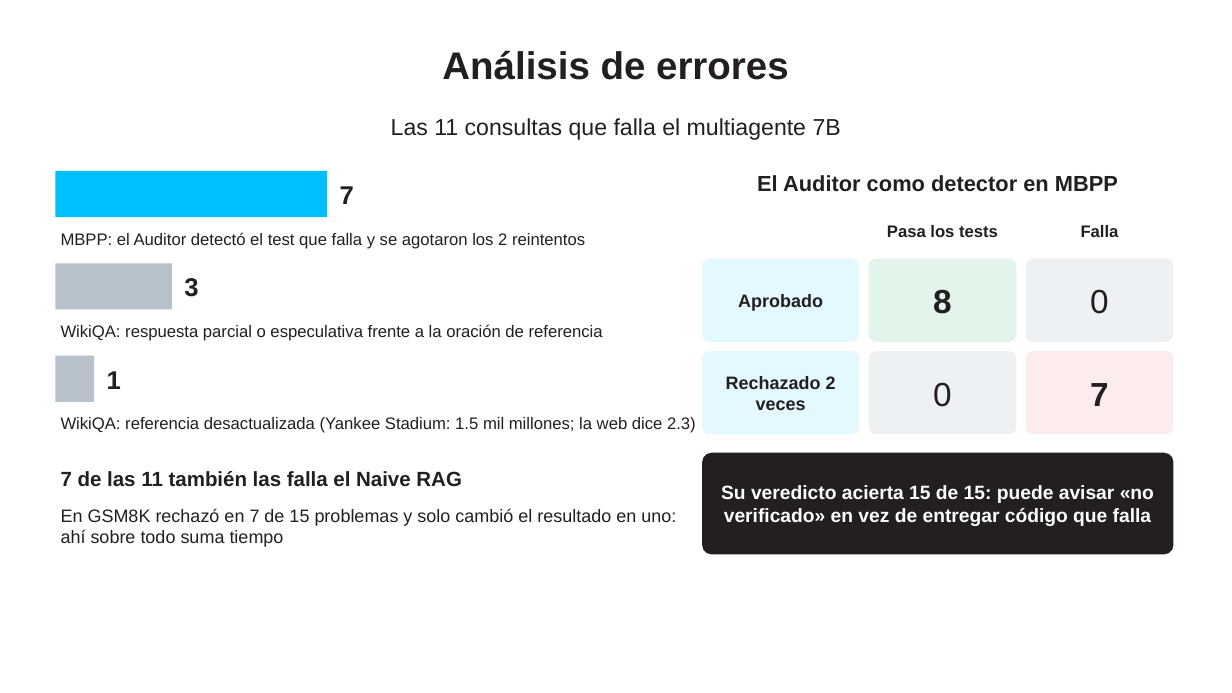
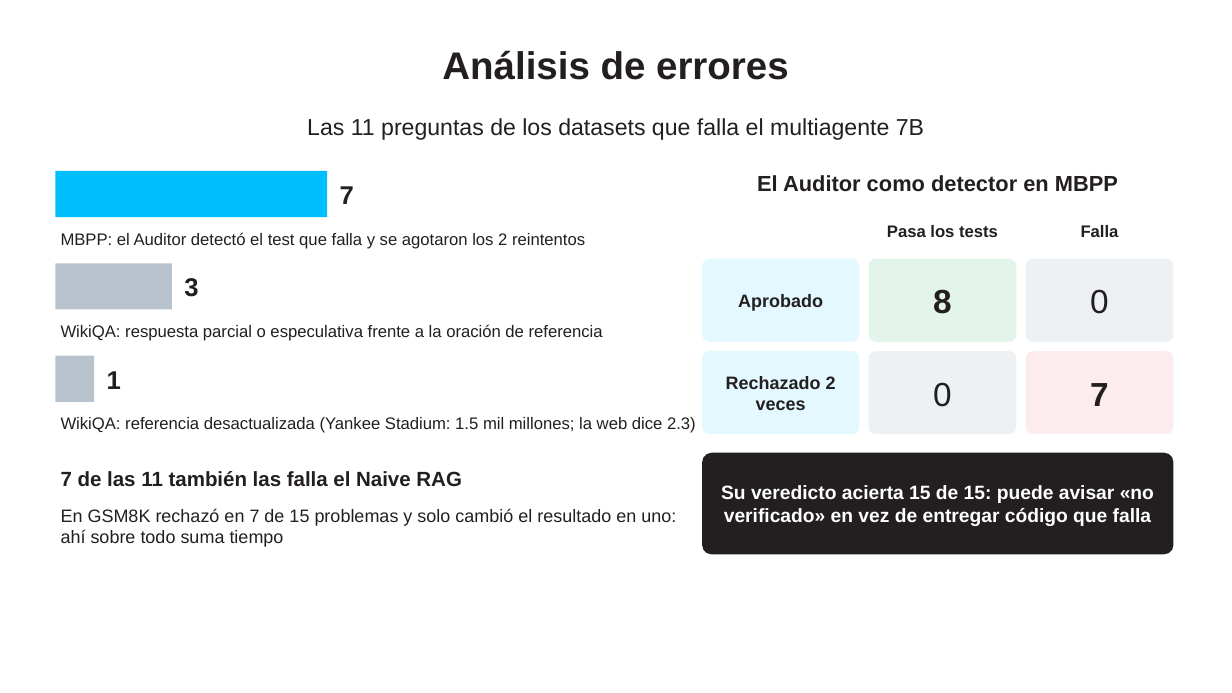
Before and after one commit to ricardoamiel/auditor-react, a slide deck: slide 12 of presentacion/Presentacion_Auditor_ReAct_corta_sin_pasos.pptx. Drawn at 1232x693 pixels with LibreOffice and Linux fonts; fonts in the diff are those of the drawing; background and template pictures are left out. Boxes give left, top, right and bottom in pixels: in the first picture for what was removed or moved away, otherwise in the second. Text is boxed around its words. In the diff, an @@ line names an element or a change of style, - is before the commit and + after.

Commit message:
Resultados de las 50 consultas complejas

```diff
--- a/presentacion/Presentacion_Auditor_ReAct_corta_sin_pasos.pptx
+++ b/presentacion/Presentacion_Auditor_ReAct_corta_sin_pasos.pptx
@@ text at [307, 118, 924, 140]: text changed @@
-Las 11 consultas que falla el multiagente 7B
+Las 11 preguntas de los datasets que falla el multiagente 7B
```
Also in this commit, not shown: 6 other slides changed, 30 other files.
